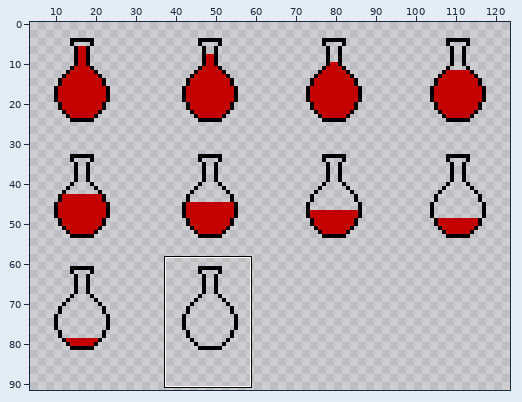
Sprite sheet: assets/graphics/Blood vials.png. The first picture is a wide view before the edit; the outline marks the close-up.
Close-up. Before the commit:
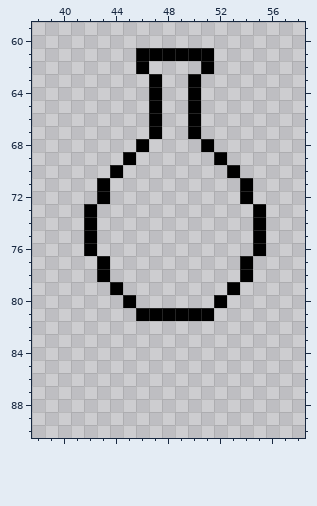
The file is 128x128 pixels. Shown: x 38..58, y 59..90. The old version is drawn lined up with the new one, on the new canvas. The wide view leaves out empty margins. The commit also changed other parts of the picture, which this record leaves out.
Once edited:
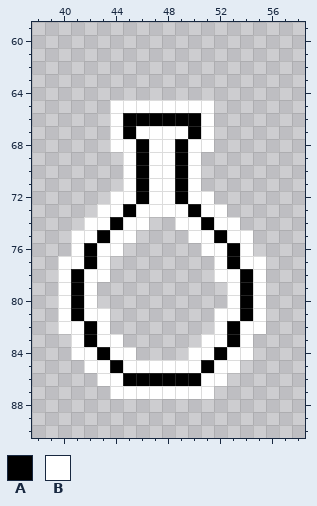
Palette (. is transparent): A #000000  B #ffffff
Diff:
canvas 128x128 -> 128x96, the old top-left corner now at 0,1 (the part of the old canvas that was cut away was empty and is not shown)
Colour A now appears in row 66 at x 45 to 46 and 48 to 49; in row 67 at x 45; in row 68 at x 49; in rows 69 to 72 at x 46 and 49; in row 73 at x 45 and 50; in row 74 at x 44 and 51.
Colour A now appears in row 75 at x 43 and 52; in row 76 at x 53; in row 77 at x 42 and 53; in row 78 at x 41; in rows 79 to 81 at x 41 and 54; in rows 82 to 83 at x 42 and 53.
Colour A now appears in row 84 at x 43 and 52; in row 85 at x 44 and 51; in row 86 at x 45 to 50.
Colour B now appears in row 65 at x 44 to 46, 48 to 49 and 51; in row 66 at x 44 and 51; in row 67 at x 44, 46, 48 to 49 and 51; in row 68 at x 44 to 45, 47 to 48 and 50; in row 69 at x 47 to 48 and 50; in rows 70 to 71 at x 45, 47 to 48 and 50.
Colour B now appears in row 72 at x 44 to 45, 47 to 48 and 50 to 51; in row 73 at x 43 to 44, 46 to 49 and 51 to 52; in row 74 at x 43, 45 to 46, 49 to 50 and 52 to 53; in row 75 at x 41, 44 to 45, 50 to 51 and 53 to 54; in row 76 at x 41, 43 to 44, 51 to 52 and 54; in row 77 at x 40 to 41, 52 and 55.
Colour B now appears in row 78 at x 40, 42, 52 to 53 and 55; in row 79 at x 40, 42 and 55; in row 80 at x 40, 42, 53 and 55; in row 81 at x 40, 42 to 43, 52 to 53 and 55; in row 82 at x 40 to 41, 43, 52 and 54 to 55; in row 83 at x 41, 43 to 44, 51 to 52 and 54.
Colour B now appears in row 84 at x 41 to 42, 44 to 45, 50 to 51 and 53 to 54; in row 85 at x 42 to 43, 45 to 50 and 52 to 53; in row 86 at x 43 to 44 and 51 to 52; in row 87 at x 44 to 51.
The author changed colour A to colour B in row 65 at x 47 and 50; in row 67 at x 47; in row 68 at x 51; in row 69 at x 45; in rows 74 to 75 at x 42; in row 77 at x 43 and 54.
The author changed colour A to colour B in row 78 at x 43; in row 79 at x 53.
The author cleared colour A in row 61 at x 46 to 51; in row 62 at x 46 and 51; in rows 63 to 64 at x 47 and 50; in row 69 at x 52; in row 70 at x 44 and 53; in rows 71 to 72 at x 43 and 54.
The author cleared colour A in row 73 at x 42 and 55; in rows 74 to 76 at x 55; in row 79 at x 44; in row 80 at x 45 and 52; in row 81 at x 46 to 51.
Pixel boxes of the changes (left, top, right, bottom) in both close-ups:
changed: (58, 48, 266, 399)
